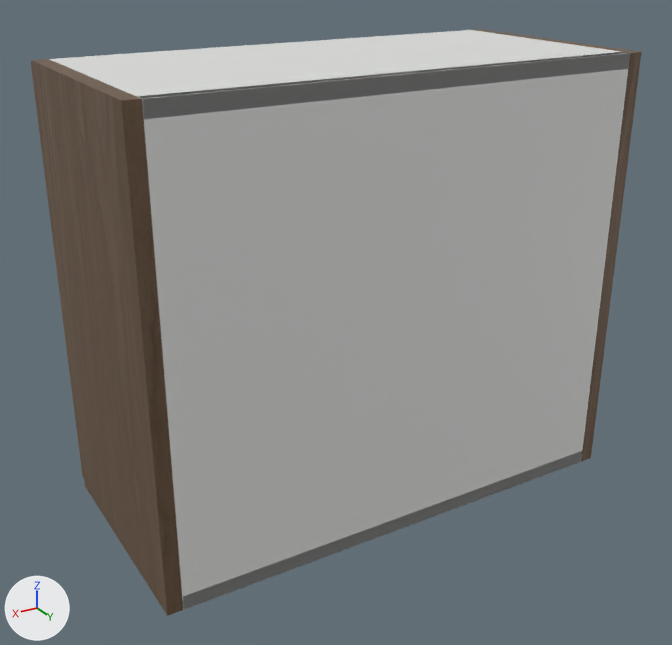
Two versions of the glTF model storefront/public/cabinet-inventory/models/oppein-pb-mso-w2421.glb, one commit apart.
One viewpoint serves both versions: a camera (50 mm lens) standing at (0.858, 0.758, 0.668) and looking at (0.32, -0.138, 0.22). The axes (+X, +Y, +Z) are drawn at lower left. The lights are the same throughout. The picture after the commit comes second. Where no turn or scale is listed for an object, it has been applied to the vertices.

Objects in the first picture: 'Cabinet back', 'Cabinet bottom', 'Cabinet side', 'Cabinet side.001', 'Cabinet top' and 1 more.
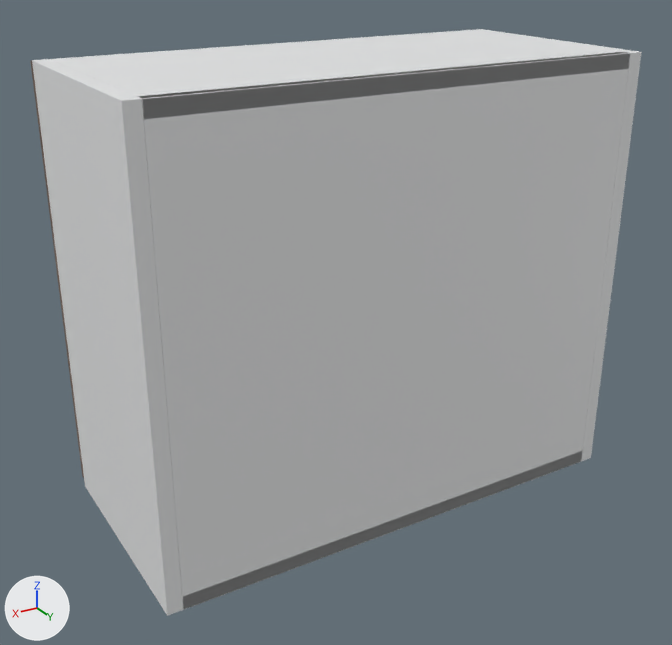
Diff of the bpy script that builds the scene:
```diff
--- a/storefront/public/cabinet-inventory/models/oppein-pb-mso-w2421.glb.py
+++ b/storefront/public/cabinet-inventory/models/oppein-pb-mso-w2421.glb.py
@@ mat_white_cabinet_carcass @@
+mat_white_cabinet_carcass = principled_material('White cabinet carcass')
+mat_white_cabinet_carcass.base_color = (0.82, 0.83, 0.835)  # white #eaebec
+mat_white_cabinet_carcass.roughness = 0.48
@@ me_cube @@
 me_cube.from_pydata(...)  # 56 vertices, 108 faces; spans x -0.009..0.009, y -0.142..0.142, z -0.267..0.267
-me_cube.materials.append(mat_supplier_finish___smoked_oak)
+me_cube.materials.append(mat_white_cabinet_carcass)  # white #eaebec
@@ me_cube_001 @@
 me_cube_001.from_pydata(...)  # 56 vertices, 108 faces; spans x -0.009..0.009, y -0.142..0.142, z -0.267..0.267
-me_cube_001.materials.append(mat_supplier_finish___smoked_oak)
+me_cube_001.materials.append(mat_white_cabinet_carcass)  # white #eaebec
```

Changed parts and their boxes [x1, y1, x2, y2] in the pictures (672 x 645 px):
'Cabinet side.001', recoloured (lighter)
    both: [32, 59, 183, 616]
'Cabinet side', recoloured
    both: [475, 29, 642, 461]
